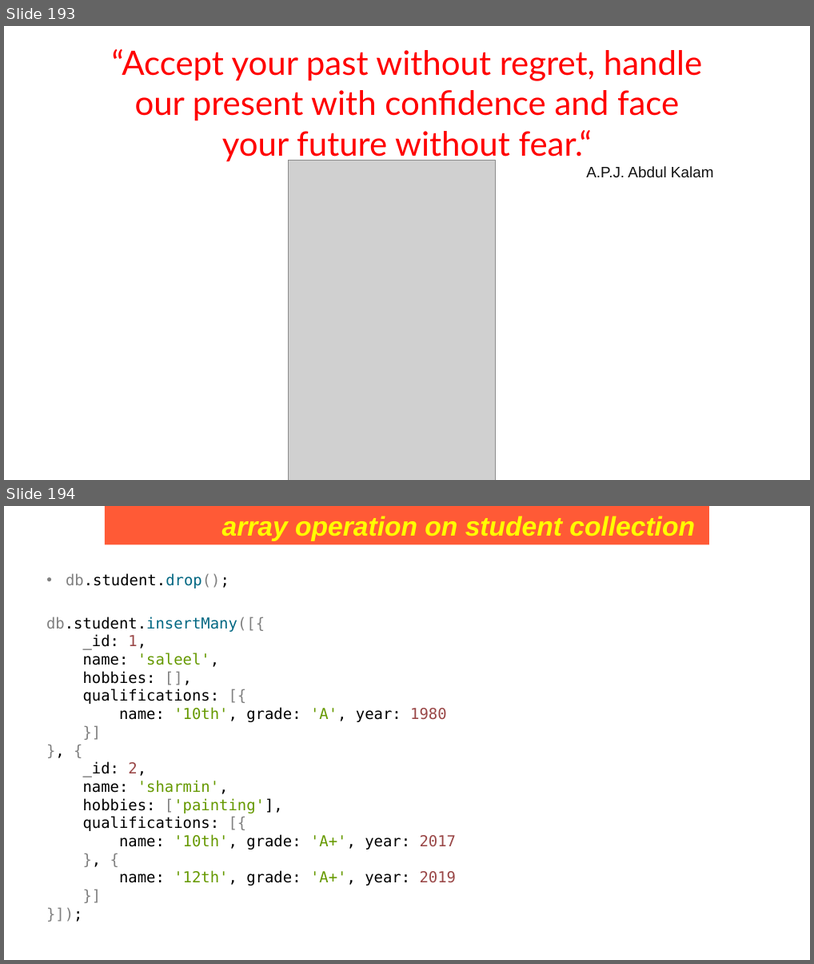
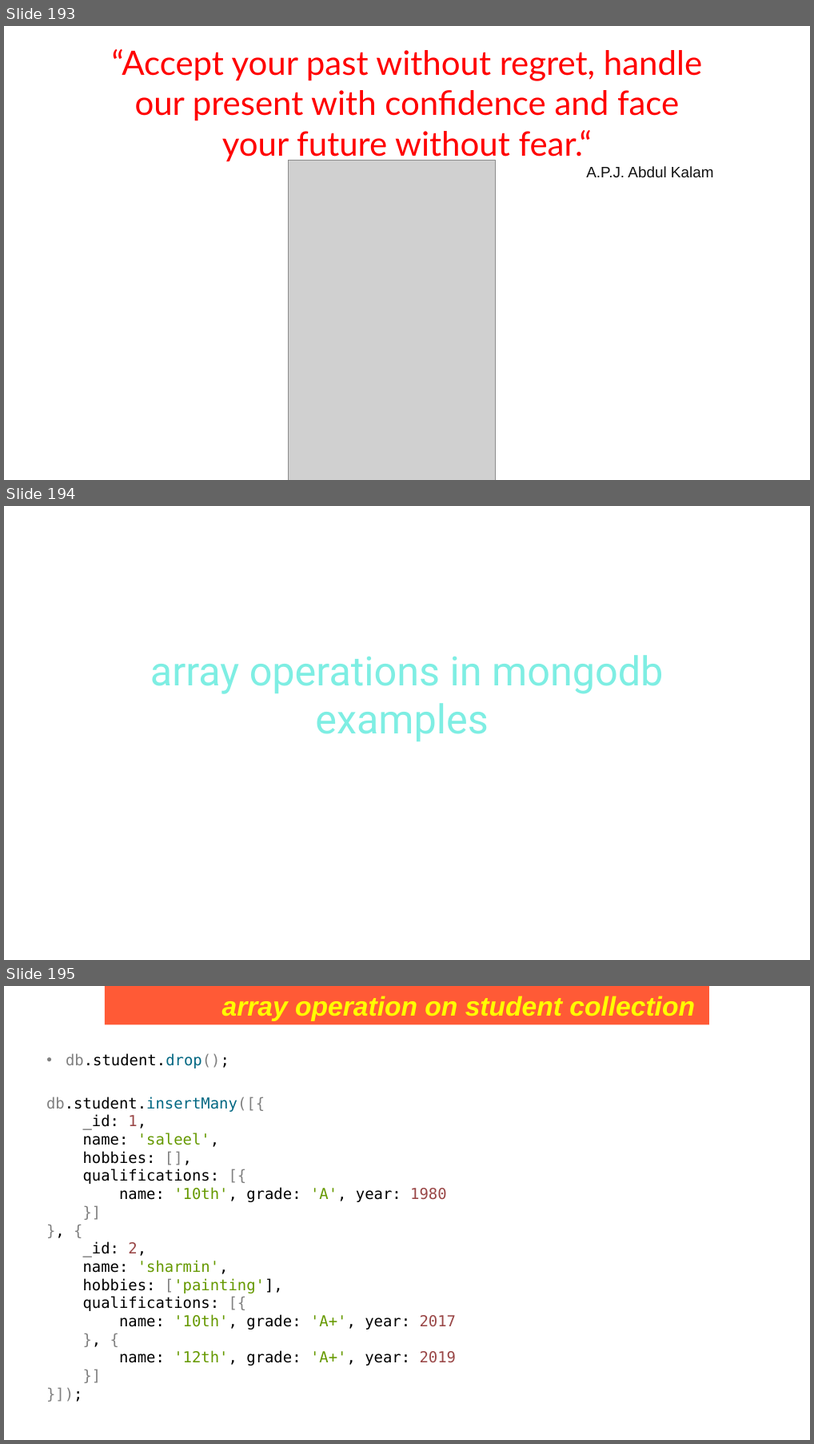
Before and after one commit to Saleel-Bagde/PPT-s, a slide deck: MongoDB PPT.pptx. Shown one above the other, each under a label of ours: slides 193 and 194 before the commit, slides 193, 194 and 195 after it. The pictures are 814x964 and 814x1444 pixels, drawn with LibreOffice and Linux fonts; fonts in the diff are those of the drawing; grey boxes stand for pictures. Boxes give left, top, right and bottom in pixels: in the first picture for what was removed or moved away, otherwise in the second. Text is boxed around its words. In the diff, an @@ line names an element or a change of style, - is before the commit and + after.

```diff
--- a/MongoDB PPT.pptx
+++ b/MongoDB PPT.pptx
@@ slide 194 added at <box>4,506,810,960</box>, background #FFFFFF @@
@@ text added at <box>150,655,663,741</box>, 48 pt, text #7EEEE3 @@
+array operations in mongodb examples
@@ what was slide 194 is now slide 195 @@
```
Also in this commit, not shown: 13 other slides added.
